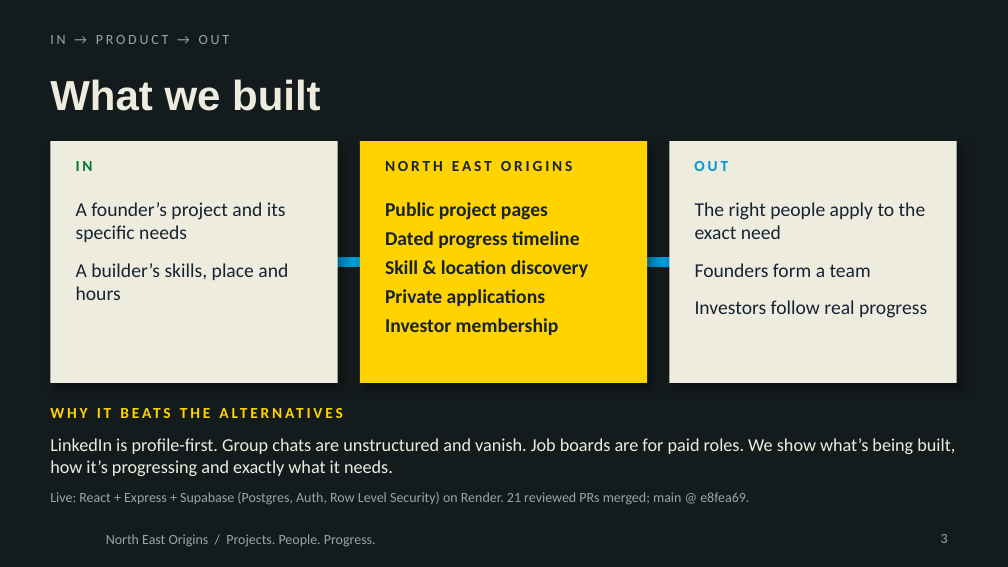
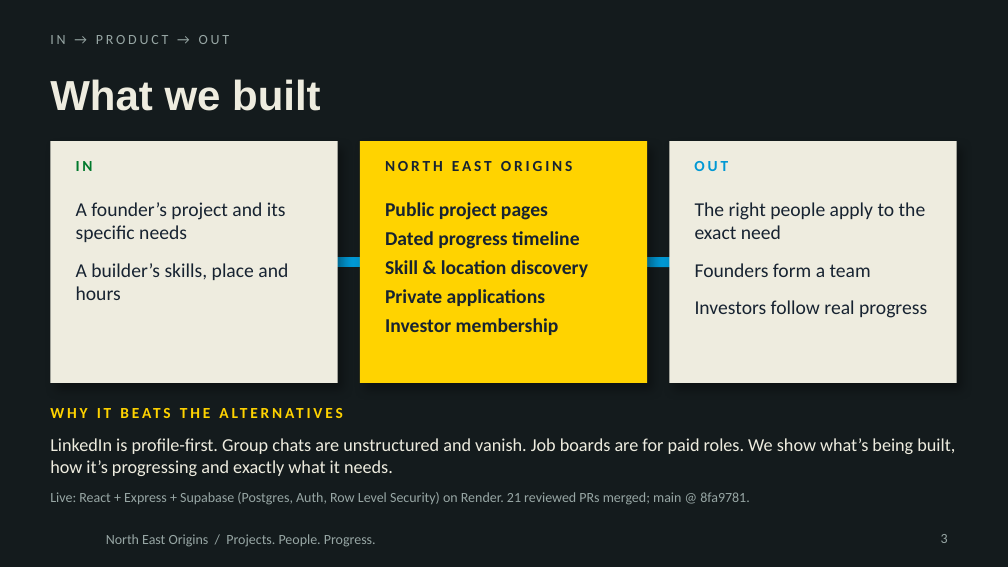
Before and after one commit to Abid091106/NorthEastOrigin, a slide deck: slide 3 of pitch/North-East-Origins-pitch-v3.pptx. Drawn at 1008x567 pixels with LibreOffice and Linux fonts; fonts in the diff are those of the drawing; background and template pictures are left out. Boxes give left, top, right and bottom in pixels: in the first picture for what was removed or moved away, otherwise in the second. Text is boxed around its words. In the diff, an @@ line names an element or a change of style, - is before the commit and + after.

```diff
--- a/pitch/North-East-Origins-pitch-v3.pptx
+++ b/pitch/North-East-Origins-pitch-v3.pptx
@@ text at bbox=[50, 492, 750, 505]: text changed @@
-Live: React + Express + Supabase (Postgres, Auth, Row Level Security) on Render. 21 reviewed PRs merged; main @ e8fea69.
+Live: React + Express + Supabase (Postgres, Auth, Row Level Security) on Render. 21 reviewed PRs merged; main @ 8fa9781.
```
